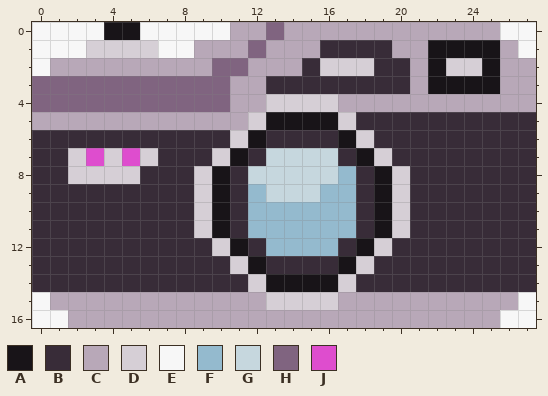
A pixel-art sprite gets an edit: docs/assets/icon.png. Above: the version before the commit.
The file is 56x34 pixels, drawn in blocks of 2x2; one block is one cell here. Colours within 5 levels of each other are drawn and written as one.
Palette (. is transparent): A #181418  B #382c38  C #b8a8b8  D #d6cfd6  E #f7f7f7  F #94bace  G #c6d7de  H #806480  J #de4dce
Now the later version:
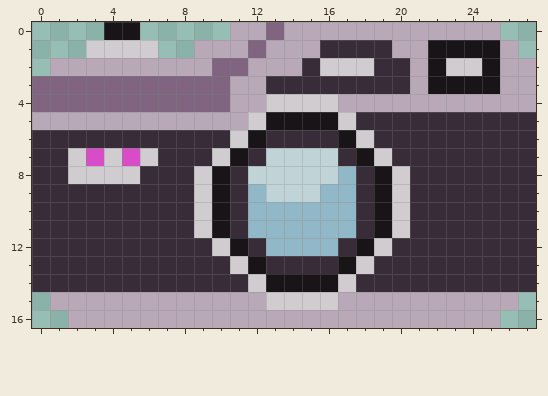
From old to new:
{"colour":"D","old":"#d6cfd6","new":"#d0ccd0"}
{"colour":"F","old":"#94bace","new":"#90b8c8"}
{"colour":"G","old":"#c6d7de","new":"#c0d4d8"}
{"colour":"J","old":"#de4dce","new":"#d84cc8"}
{"y":0,"x":0,"old":"EEEE","new":"...."}
{"y":0,"x":6,"old":"EEEEE","new":"....."}
{"y":0,"x":26,"old":"EE","new":".."}
{"y":1,"x":0,"old":"EEE","new":"..."}
{"y":1,"x":7,"old":"EE","new":".."}
{"y":1,"x":27,"old":"E","new":"."}
{"y":2,"x":0,"old":"E","new":"."}
{"y":15,"x":0,"old":"E","new":"."}
{"y":15,"x":27,"old":"E","new":"."}
{"y":16,"x":0,"old":"EE","new":".."}
{"y":16,"x":26,"old":"EE","new":".."}
{"label":"changed","picture_box":[32,22,536,328]}
